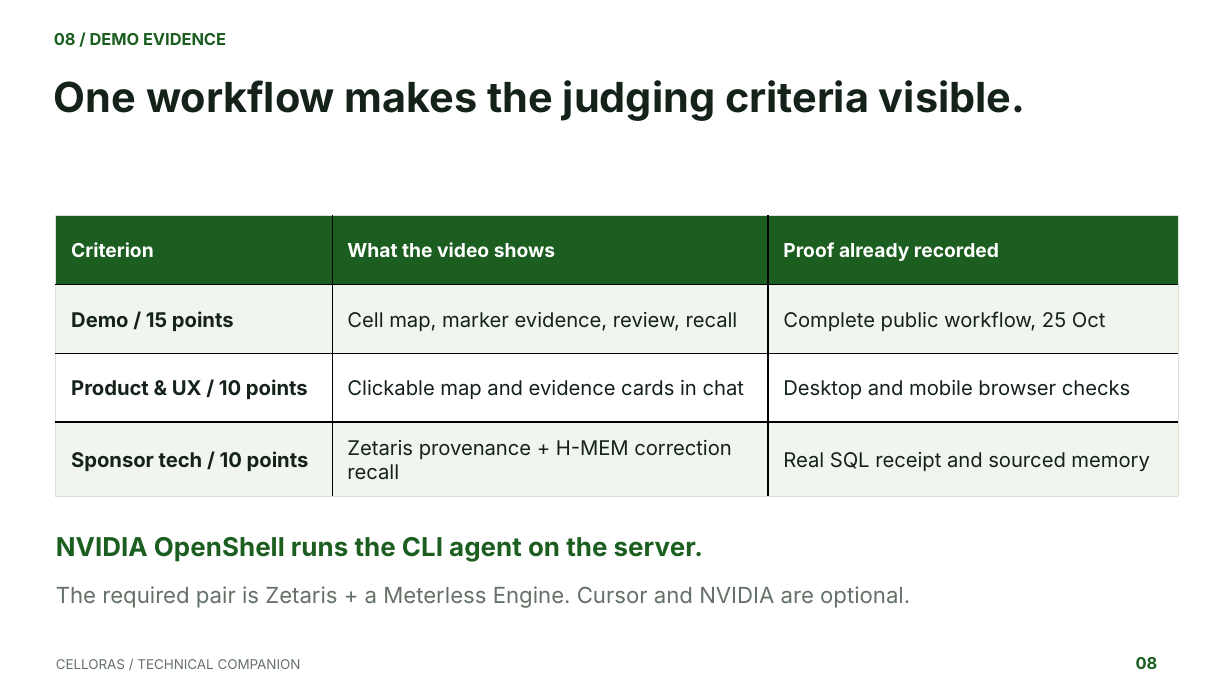
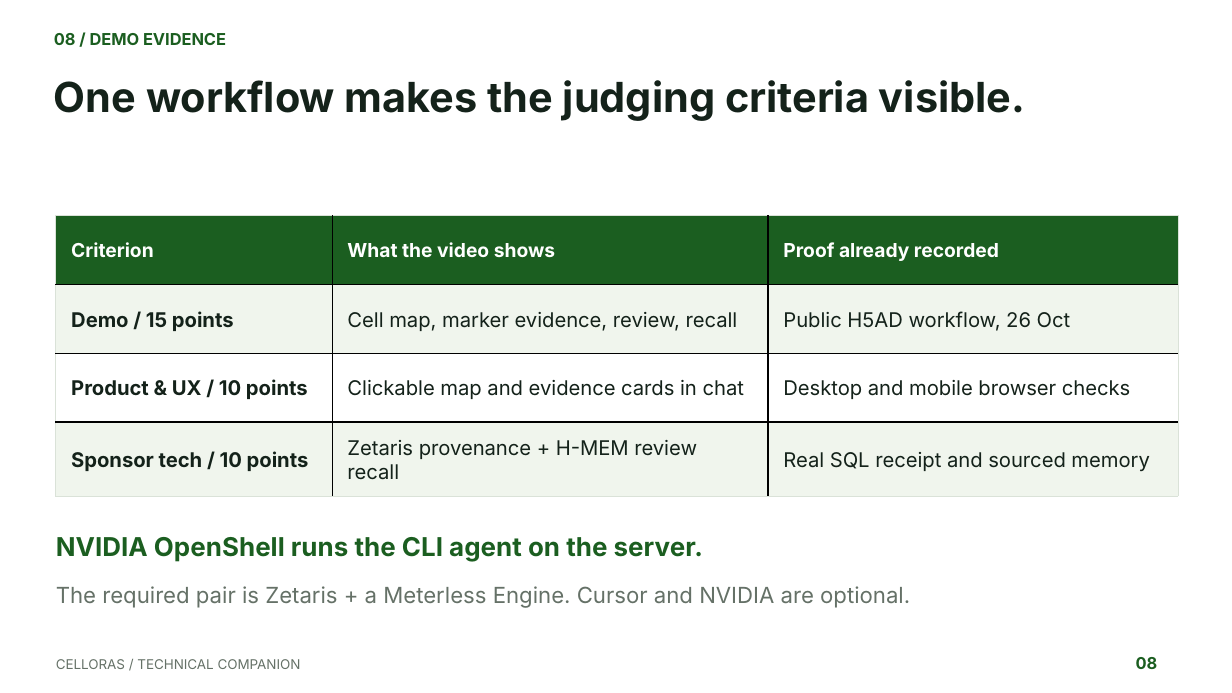
Before and after one commit to mpckkk/2026_GenAI, a slide deck: slide 8 of docs/technical-deck/Celloras-Technical-Deck.pptx. Drawn at 1232x693 pixels with LibreOffice and Linux fonts; fonts in the diff are those of the drawing. Boxes give left, top, right and bottom in pixels: in the first picture for what was removed or moved away, otherwise in the second. Text is boxed around its words. In the diff, an @@ line names an element or a change of style, - is before the commit and + after.

Commit message:
docs: record public H5AD demo and update technical deck

```diff
--- a/docs/technical-deck/Celloras-Technical-Deck.pptx
+++ b/docs/technical-deck/Celloras-Technical-Deck.pptx
@@ table at [55, 215, 1178, 491] @@
-row 2, column 3: Complete public workflow, 25 Oct
+row 2, column 3: Public H5AD workflow, 26 Oct
-row 4, column 2: Zetaris provenance + H-MEM correction recall
+row 4, column 2: Zetaris provenance + H-MEM review recall
```
Also in this commit, not shown: 3 other slides changed, 10 other files.
